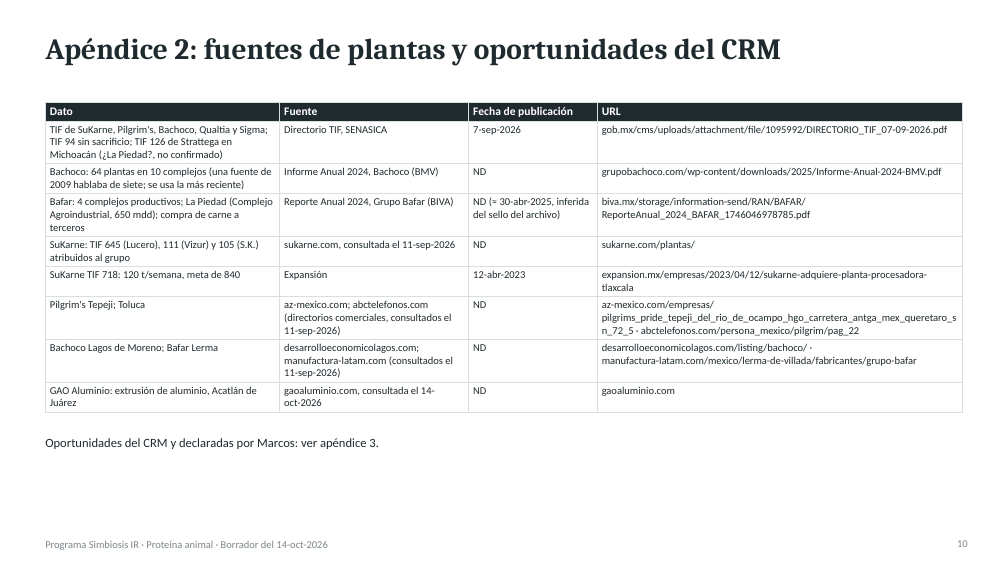
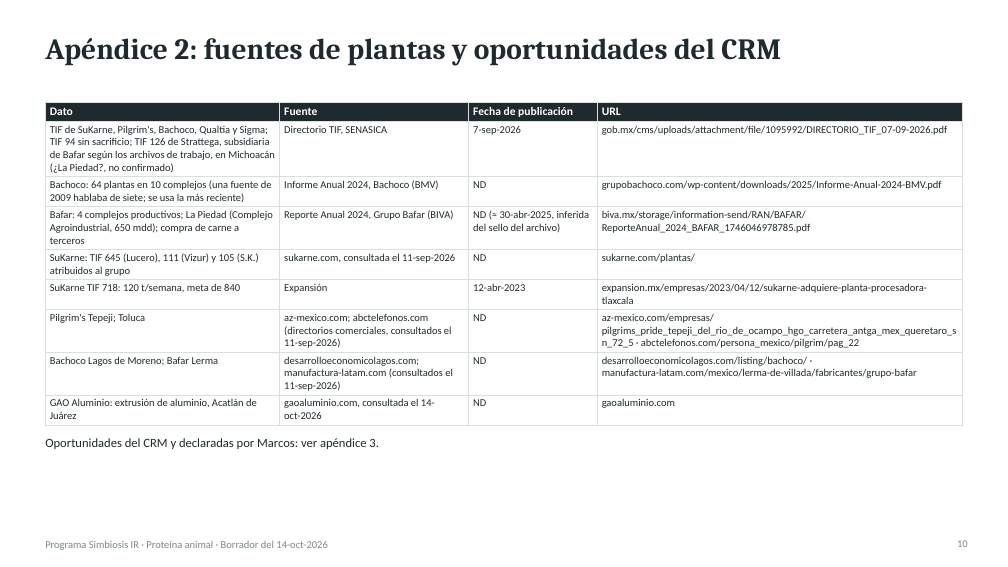
Before and after one commit to Marckqalex/Simbiosis-IR, a slide deck: slide 10 of entregables/Simbiosis_IR_Proteina_Animal_Entregable1.pptx. Drawn at 1008x567 pixels with LibreOffice and Linux fonts; fonts in the diff are those of the drawing. Boxes give left, top, right and bottom in pixels: in the first picture for what was removed or moved away, otherwise in the second. Text is boxed around its words. In the diff, an @@ line names an element or a change of style, - is before the commit and + after.

```diff
--- a/entregables/Simbiosis_IR_Proteina_Animal_Entregable1.pptx
+++ b/entregables/Simbiosis_IR_Proteina_Animal_Entregable1.pptx
@@ table at box(45, 102, 963, 423) @@
-row 2, column 1: TIF de SuKarne, Pilgrim's, Bachoco, Qualtia y Sigma; TIF 94 sin sacrificio; TIF 126 de Strattega en Michoacán (¿La Piedad?, no confirmado)
+row 2, column 1: TIF de SuKarne, Pilgrim's, Bachoco, Qualtia y Sigma; TIF 94 sin sacrificio; TIF 126 de Strattega, subsidiaria de Bafar según los archivos de trabajo, en Michoacán (¿La Piedad?, no confirmado)
```
Also in this commit, not shown: 4 other slides changed, 2 other files.
